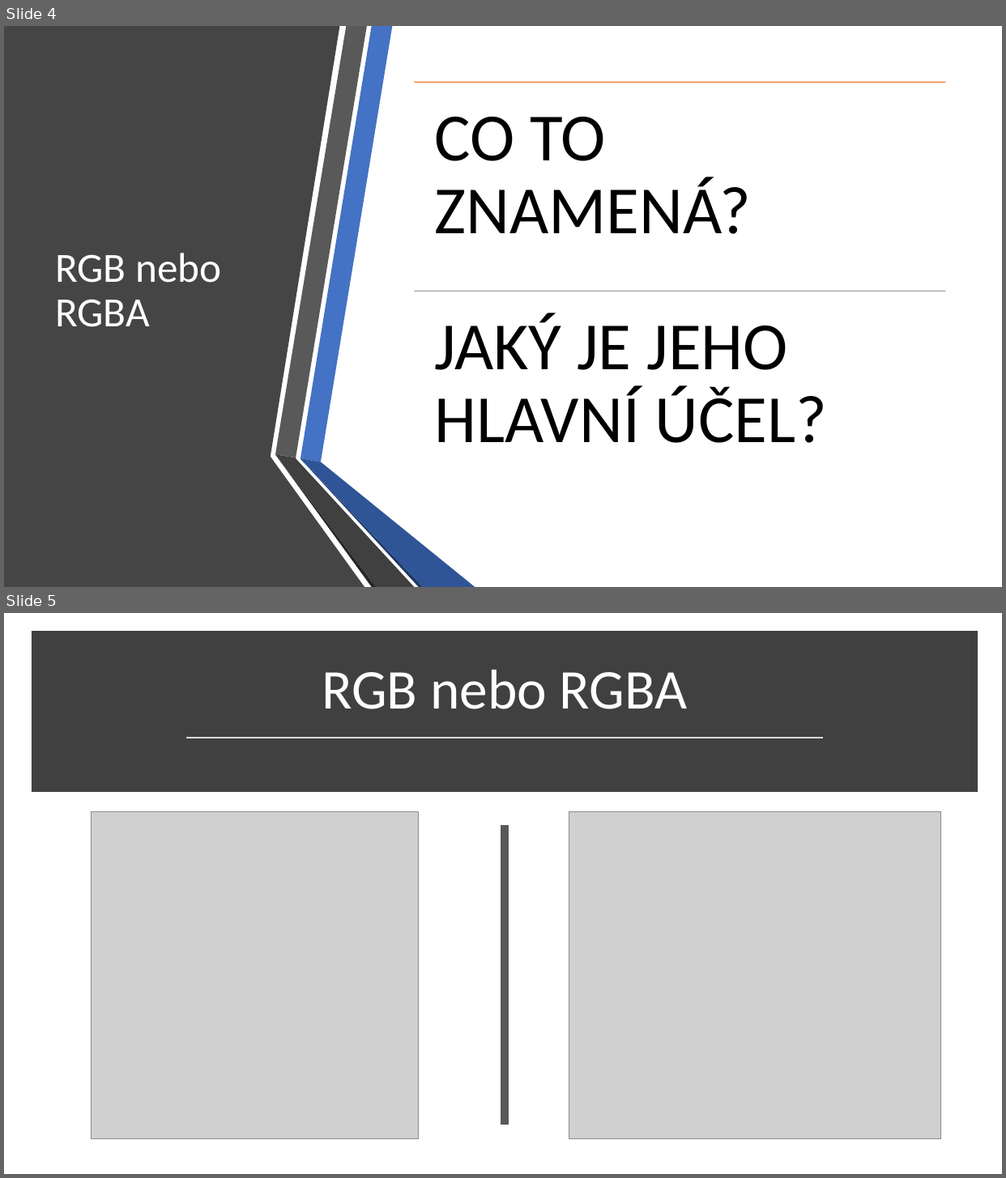
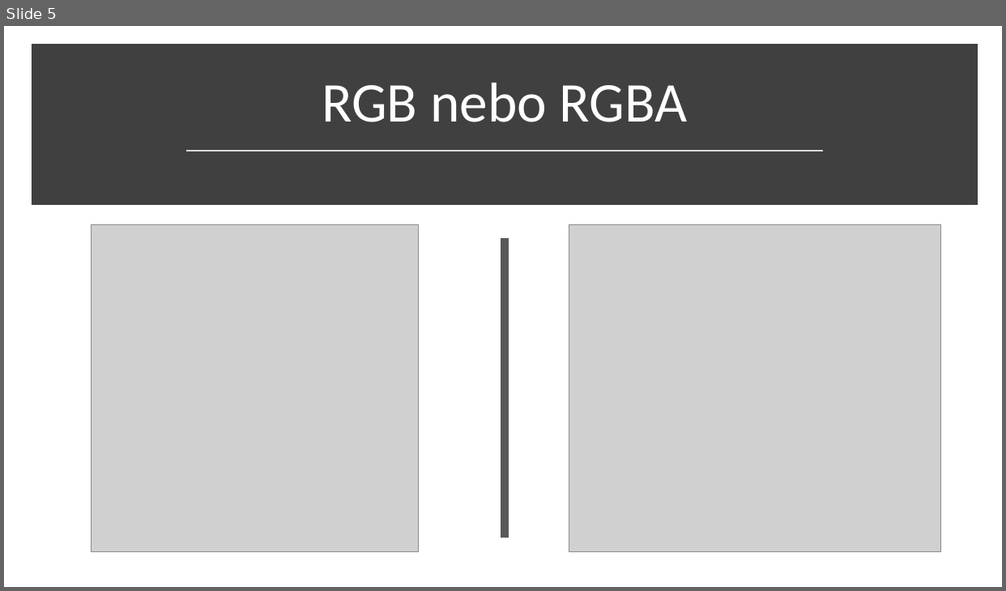
Before and after one commit to ibabayev7/barva, a slide deck: Presentation for IT.pptx. Shown one above the other, each under a label of ours: slides 4 and 5 before the commit, slide 5 after it. The pictures are 1006x1178 and 1006x591 pixels, drawn with LibreOffice and Linux fonts; fonts in the diff are those of the drawing; grey boxes stand for pictures. Boxes give left, top, right and bottom in pixels: in the first picture for what was removed or moved away, otherwise in the second. Text is boxed around its words. In the diff, an @@ line names an element or a change of style, - is before the commit and + after.

Commit message:
bir 3

```diff
--- a/Presentation for IT.pptx
+++ b/Presentation for IT.pptx
@@ slide 4 removed at box(4, 26, 1002, 587), background #FFFFFF @@
@@ freeform shape removed at box(4, 26, 364, 587) @@
@@ title removed at box(55, 253, 221, 327) @@
-RGB nebo RGBA
@@ group removed at box(414, 82, 946, 443): 2 lines, 2 texts @@
-CO TO ZNAMENÁ?
-JAKÝ JE JEHO HLAVNÍ ÚČEL?
@@ group removed at box(275, 26, 475, 587): 6 freeform shapes @@
```
